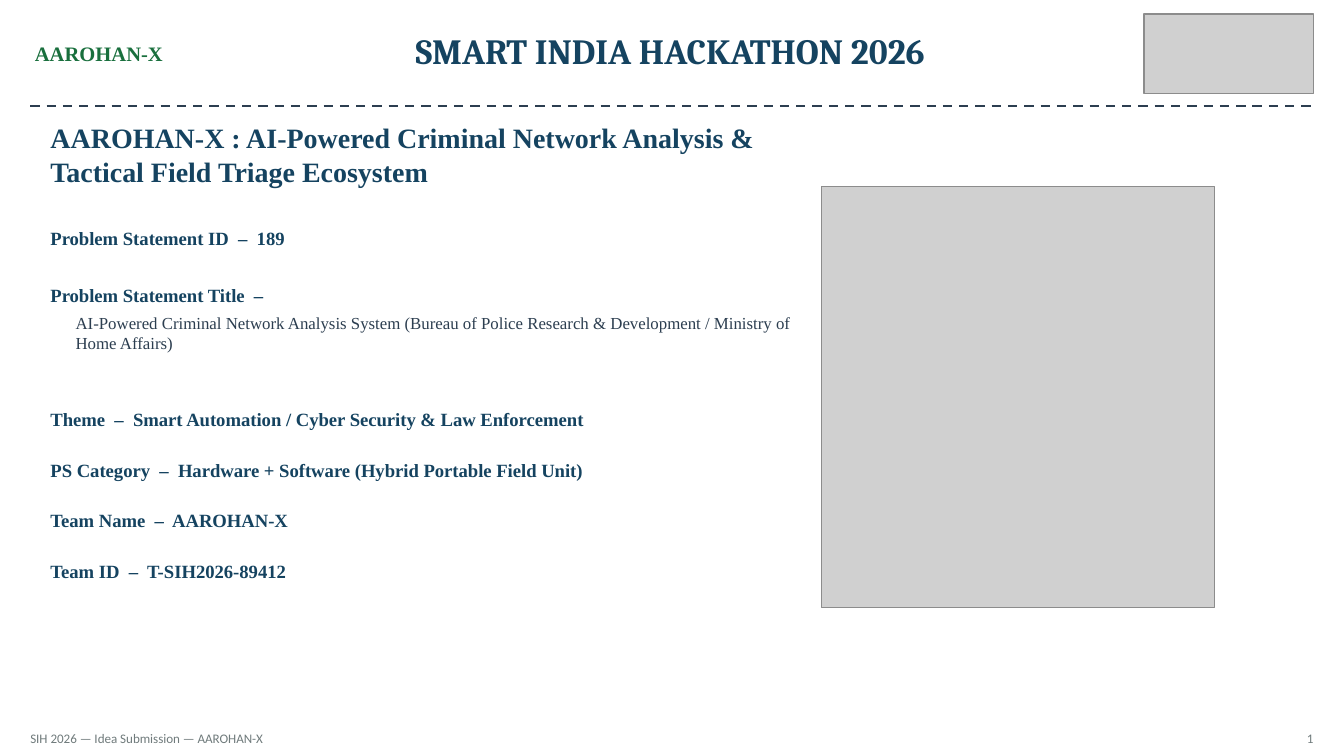
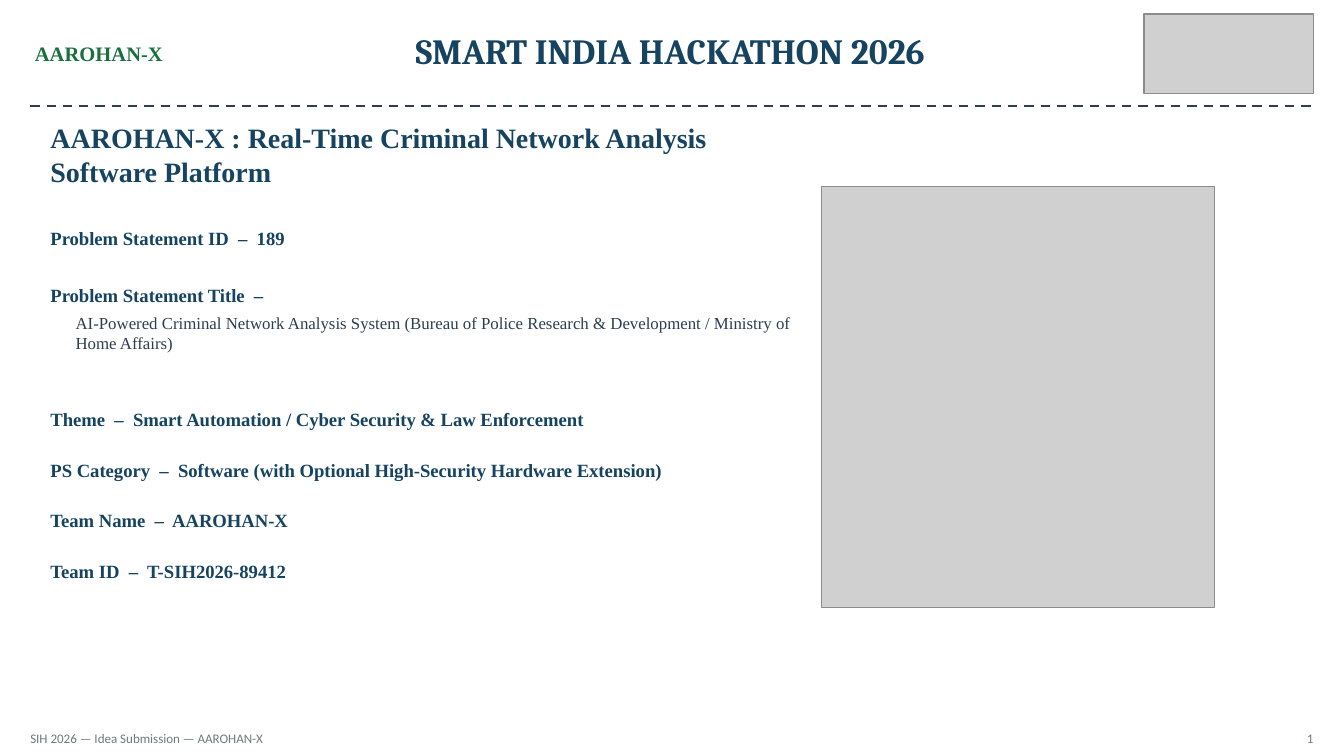
Before and after one commit to muhammedmaahir68-droid/cyber-kit, a slide deck: slide 1 of presentation/SIH_Ideate_Template_AAROHAN-X.pptx. Drawn at 1344x756 pixels with LibreOffice and Linux fonts; fonts in the diff are those of the drawing; grey boxes stand for pictures. Boxes give left, top, right and bottom in pixels: in the first picture for what was removed or moved away, otherwise in the second. Text is boxed around its words. In the diff, an @@ line names an element or a change of style, - is before the commit and + after.

Commit message:
Deploy real-time server architecture, live data ingestion, government warrant approval workflow, and tactical hardware extension

```diff
--- a/presentation/SIH_Ideate_Template_AAROHAN-X.pptx
+++ b/presentation/SIH_Ideate_Template_AAROHAN-X.pptx
@@ text at [50, 128, 706, 183]: text changed @@
-AAROHAN-X : AI-Powered Criminal Network Analysis & Tactical Field Triage Ecosystem
+AAROHAN-X : Real-Time Criminal Network Analysis Software Platform
@@ text at [50, 464, 662, 481]: text changed @@
-PS Category – Hardware + Software (Hybrid Portable Field Unit)
+PS Category – Software (with Optional High-Security Hardware Extension)
```
Also in this commit, not shown: 5 other slides changed, 9 other files.
